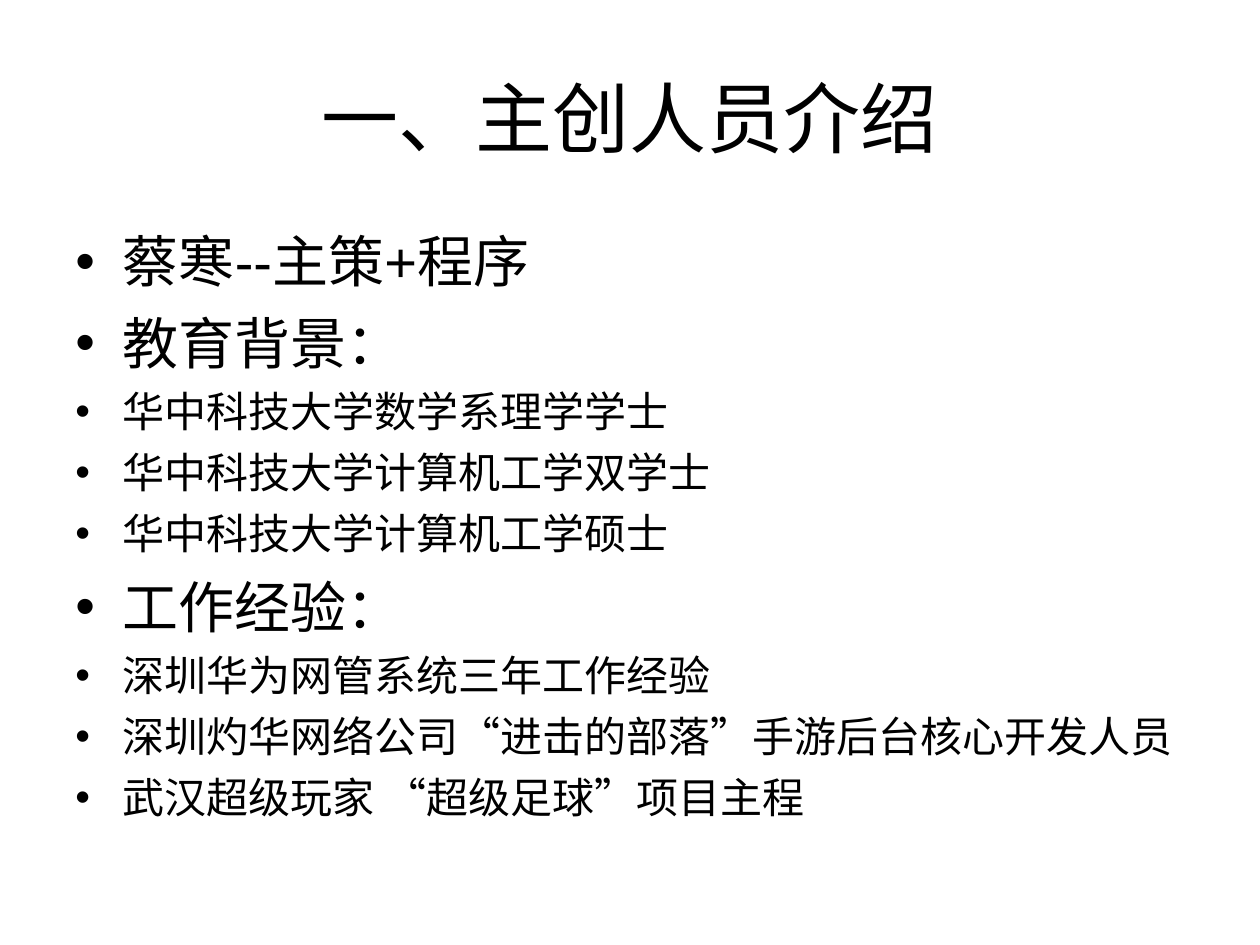
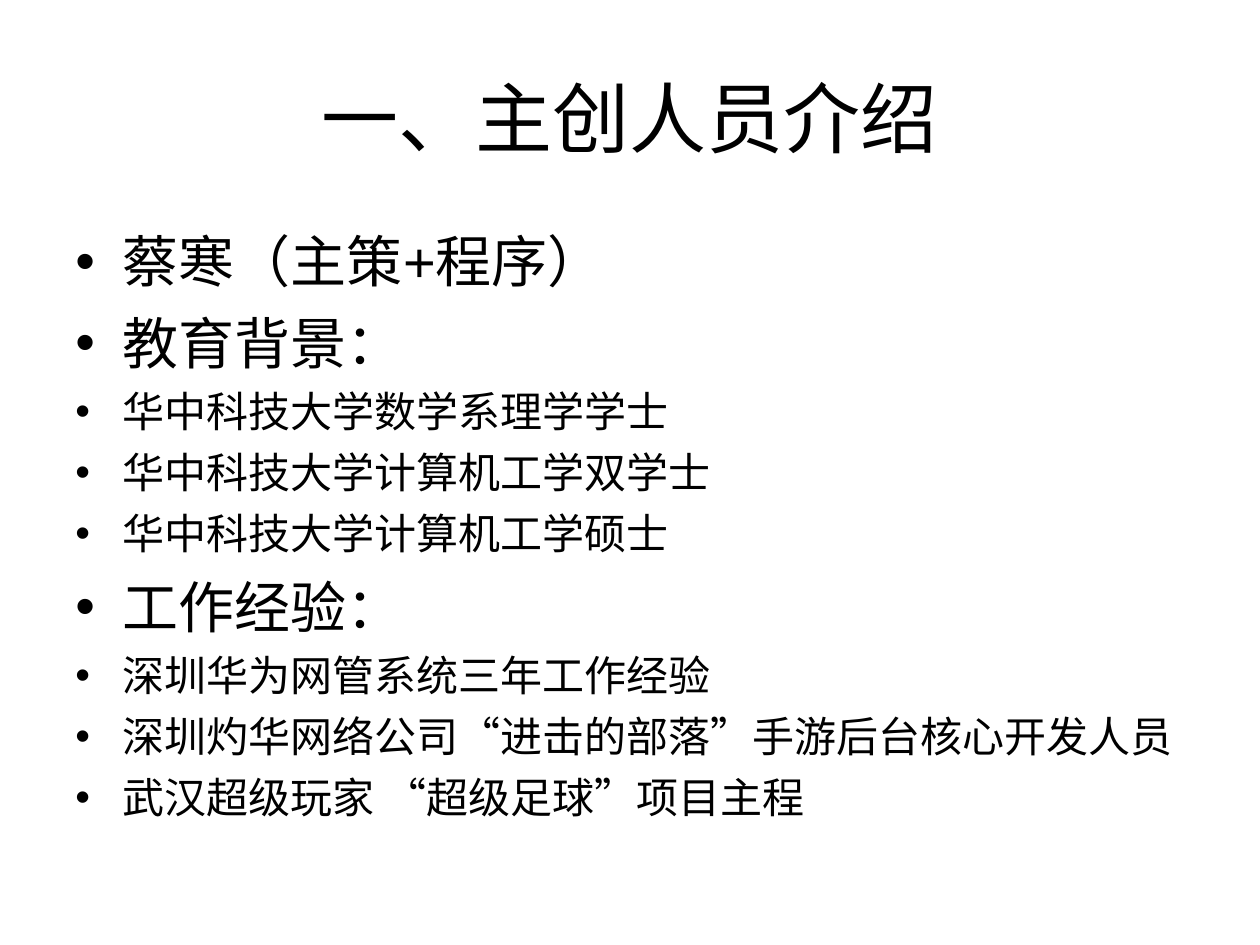
Before and after one commit to caihan1984/demov1, a slide deck: slide 2 of Assets/document/y3商业计划书.ppt. Drawn at 1260x945 pixels with LibreOffice and Linux fonts; fonts in the diff are those of the drawing. Boxes give left, top, right and bottom in pixels: in the first picture for what was removed or moved away, otherwise in the second. Text is boxed around its words. In the diff, an @@ line names an element or a change of style, - is before the commit and + after.

```diff
--- a/Assets/document/y3商业计划书.ppt
+++ b/Assets/document/y3商业计划书.ppt
@@ text at (123,234,604,287): text changed @@
-• 蔡寒--主策+程序
+• 蔡寒（主策+程序）
```
Also in this commit, not shown: 1 other slide changed, 8 slides added, 2 slides removed.
